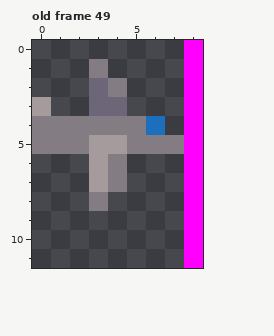
File history of a pixel-art file, ase/sprites/paint.ase. Above: the version before the commit.
9x12 pixels, 64 frames. Shown: old frame 49. The commit also changed other frames, which this record leaves out.
New version:
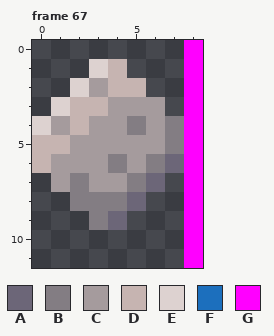
Palette (. is transparent): A #6c6678  B #837d83  C #a59b9d  D #c6b4b1  E #ddd2d0  F #1c6fbd  G #ff00ff
A new or re-ordered frame is compared with the old frame closest to it.
Change:
frames 64 -> 68
Frame 67 is new; against old frame 49, layer "Layer 1":
y 1: x 3..4 B. -> ED
y 2: x 2..5 .AB. -> ECDD
y 3: x 0..6 C..AA.. -> .EDDCCC
y 4: x 0..4 BBBBB -> ECDCC; x 6..7 F. -> CB
y 5: x 0..2 BBB -> DDC; x 5..6 BB -> CC
y 6: x 0..2 ... -> DCC; x 5..7 ... -> CBA
y 7: x 1..2 .. -> CB; x 4..6 B.. -> CBA
y 8: x 2 . -> B; x 4..5 .. -> BA
y 9: x 3..4 .. -> BA
Boxes around the changes in both pictures, in picture pixels (x1, y1, x2, y2):
changed: (32, 59, 184, 230)
